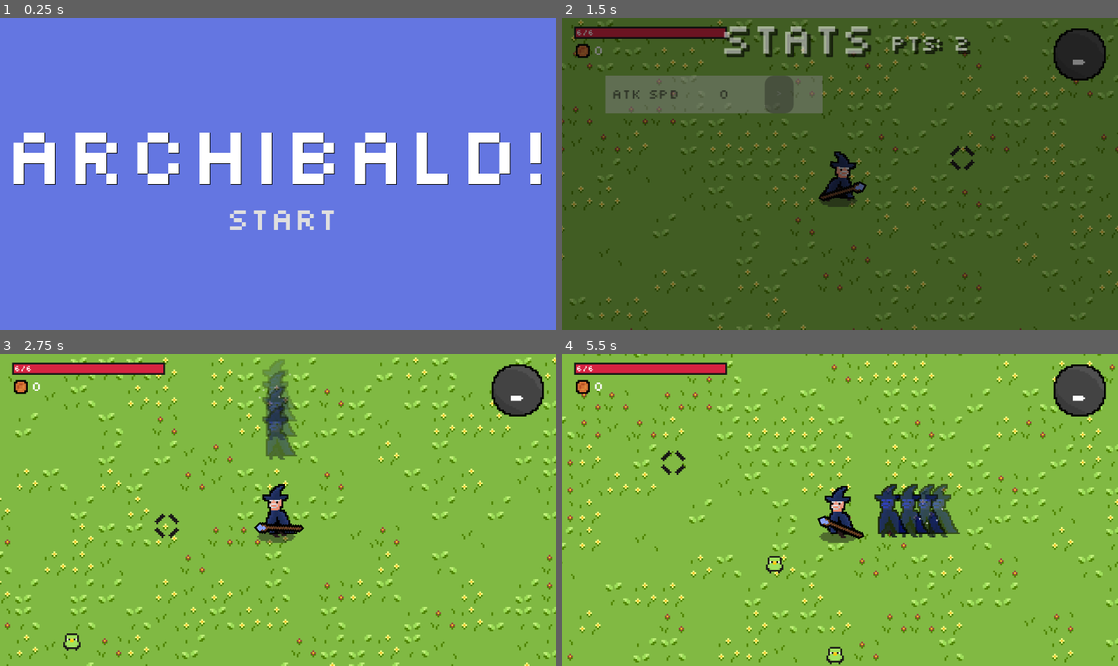
Above: before the commit, frames 1-4 (two rows, left to right).
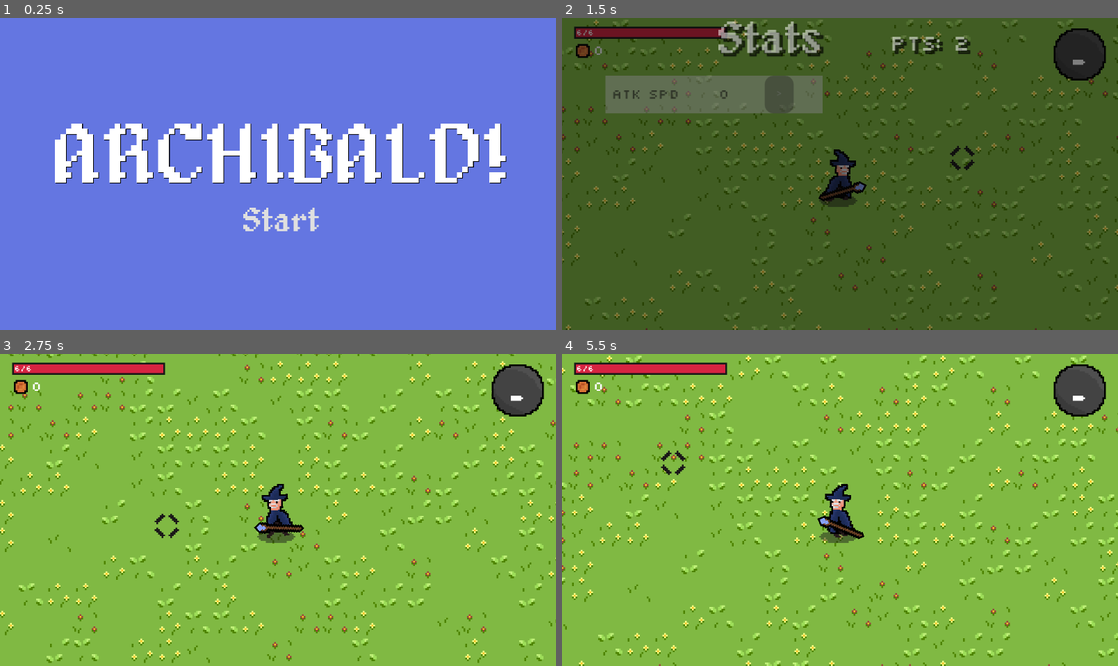
Above: after the commit, the same moments.

Repository: Henry-H08/Archibald
Game: Godot game, scene res://main/main.tscn
Same seed, same stepped clock (60 frames per second), same inputs: the game is played once before the commit and once after it.
Inputs (mouse positions are in pixels of both pictures, inside the frame that each line leads up to):
- Up to frame 1 (0.25 s): no input
- Up to frame 2 (1.5 s): click "Start" at 0.5 s; tap Enter at 1.25 s; move the mouse to (962, 158) at 1.27 s; hold D (right) from 1.28 s (still down); tap Tab (open_stats) at 1.35 s
- Up to frame 3 (2.75 s): move the mouse to (166, 525) at 2.02 s; release D (right) at 2.03 s; hold S (down) from 2.03 s (still down); tap Shift (dash) at 2.1 s; tap Tab (open_stats) at 2.3 s
- Up to frame 4 (5.5 s): move the mouse to (895, 441) at 2.77 s; release S (down) at 2.78 s; hold D (right) 2.78-3.53 s; tap Tab (open_stats) at 2.85, 3.8, 4.35, 5.3 s; move the mouse to (812, 572) at 3.52 s; hold W (up) 3.53-4.28 s; click (812, 572) at 3.6 s; move the mouse to (1006, 556) at 4.27 s; hold A (left) from 4.28 s (still down); move the mouse to (673, 463) at 5.02 s; tap Shift (dash) at 5.1 s

The runs differ from the first frame. In frame 1, 10% of the frame differs, in the area x 2-98%, y 33-69%; in frame 2, 10%; in frame 3, 15%; in frame 4, 16%, in the area x 0-100%, y 0-100%.

Commit message:
new font and stat menu fix

Diff:
--- a/player/player.gd
+++ b/player/player.gd
@@ -113,15 +113,7 @@
 			await get_tree().create_timer(1).timeout
 			can_dash = true
 
-	if Input.is_action_just_pressed("open_stats"):
-		if stat_menu_open == false:
-			$stat_menu.visible = true
-			stat_menu_open = true
 
-		else:
-
-			$stat_menu.visible = false
-			stat_menu_open = false
 
 	var speed = 15
 	if speed != 15:
--- a/player/player.tscn
+++ b/player/player.tscn
@@ -12,6 +12,7 @@
 [ext_resource type="PackedScene" uid="uid://bv183sh288w7t" path="res://player/spell_display.tscn" id="9_n7ghd"]
 [ext_resource type="FontFile" uid="uid://hivvbyufkiwx" path="res://general/slkscr.ttf" id="9_nvl01"]
 [ext_resource type="Texture2D" uid="uid://cfs22gdv0f0x1" path="res://player/shadow.png" id="12_ivps1"]
+[ext_resource type="FontFile" uid="uid://b5wkm2ql0ikt2" path="res://general/alagard_by_pix3m-d6awiwp.ttf" id="13_kb6p2"]
 [ext_resource type="Script" uid="uid://bc5fmo0pvqp1n" path="res://player/start_menu.gd" id="13_yllr7"]
 
 [sub_resource type="RectangleShape2D" id="RectangleShape2D_b26j0"]
@@ -240,7 +241,7 @@
 offset_bottom = 11.5
 grow_horizontal = 2
 grow_vertical = 2
-theme_override_fonts/font = ExtResource("9_nvl01")
+theme_override_fonts/font = ExtResource("13_kb6p2")
 theme_override_font_sizes/font_size = 100
 text = "Game Over"
 uppercase = true
@@ -256,7 +257,7 @@
 offset_bottom = 500.0
 grow_horizontal = 2
 size_flags_horizontal = 4
-theme_override_fonts/font = ExtResource("9_nvl01")
+theme_override_fonts/font = ExtResource("13_kb6p2")
 theme_override_font_sizes/font_size = 58
 text = "Restart"
 flat = true
@@ -288,15 +289,15 @@
 anchor_top = 0.5
 anchor_right = 0.5
 anchor_bottom = 0.5
-offset_left = -488.0
+offset_left = -398.0
 offset_top = -75.4999
-offset_right = 458.0
+offset_right = 548.0
 offset_bottom = 75.5001
 grow_horizontal = 2
 grow_vertical = 2
 theme_override_colors/font_shadow_color = Color(0, 0, 0, 1)
 theme_override_colors/font_outline_color = Color(0, 0, 0, 1)
-theme_override_fonts/font = ExtResource("9_nvl01")
+theme_override_fonts/font = ExtResource("13_kb6p2")
 theme_override_font_sizes/font_size = 150
 text = "ARCHIBALD!"
 uppercase = true
@@ -312,12 +313,13 @@
 offset_bottom = 500.0
 grow_horizontal = 2
 size_flags_horizontal = 4
-theme_override_fonts/font = ExtResource("9_nvl01")
+theme_override_fonts/font = ExtResource("13_kb6p2")
 theme_override_font_sizes/font_size = 58
 text = "Start"
 flat = true
 
 [node name="stat_menu" type="CanvasLayer" parent="."]
+process_mode = 3
 visible = false
 script = ExtResource("13_yllr7")
 
@@ -340,7 +342,7 @@
 theme_override_colors/font_color = Color(1, 1, 1, 1)
 theme_override_colors/font_shadow_color = Color(0, 0, 0, 1)
 theme_override_colors/font_outline_color = Color(0, 0, 0, 1)
-theme_override_fonts/font = ExtResource("9_nvl01")
+theme_override_fonts/font = ExtResource("13_kb6p2")
 text = "Stats"
 
 [node name="points" type="Label" parent="stat_menu/ColorRect"]
--- a/player/start_menu.gd
+++ b/player/start_menu.gd
@@ -5,6 +5,7 @@
 @onready var attack_speed_button_1: Button = %attack_speed_button1
 @onready var attack_speed_button_2: Button = %attack_speed_button2
 
+var stat_menu_open = false
 # Called when the node enters the scene tree for the first time.
 func _ready() -> void:
 	pass # Replace with function body.
@@ -15,6 +16,20 @@
 	points.text = "pts: " + str(Global.points)
 	attack_speed_num.text = str(Global.attack_speed)
 
+	if Input.is_action_just_pressed("open_stats"):
+		if stat_menu_open == false:
+			visible = true
+			stat_menu_open = true
+			Input.set_mouse_mode(Input.MOUSE_MODE_VISIBLE)
+			get_tree().paused = true
+
+
+		else:
+			visible = false
+			stat_menu_open = false
+			Input.set_mouse_mode(Input.MOUSE_MODE_HIDDEN)
+			get_tree().paused = false
+
 
 func _on_attack_speed_button_pressed() -> void:
 	if Global.points >= 1:
Binary file added: general/alagard_by_pix3m-d6awiwp.ttf
Not shown, added: general/alagard_by_pix3m-d6awiwp.ttf.import
Not shown: 2 places in player/player.tscn that only renumber resources
Not shown, changed: .DS_Store
Not shown, changed: exports/Archibald!.html
Not shown, changed: exports/Archibald!.pck
